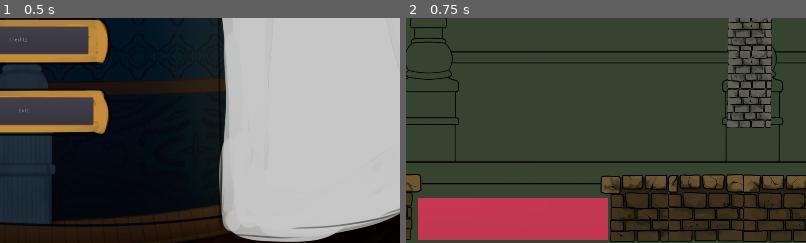
Above: before the commit, frames 1-2 (left to right).
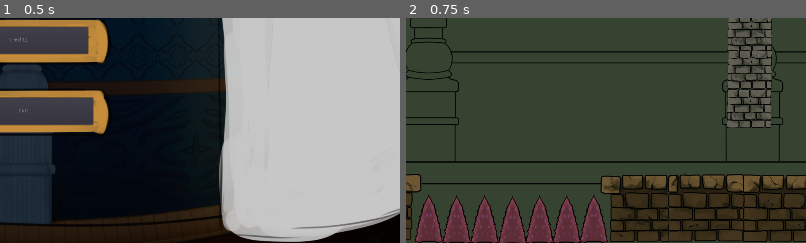
Above: after the commit, the same moments.

Repository: alaniv/GGJ2023TimelessMansion
Game: Godot game, scene res://Prototype/MainMenu/MainMenu.tscn
Same seed, same stepped clock (60 frames per second), same inputs: the game is played once before the commit and once after it. The project has no main scene, so this scene is started directly.
Inputs:
- Up to frame 1 (0.5 s): no input
- Up to frame 2 (0.75 s): click "Start" at 0.5 s
The pictures show only the part of the screen within x 47-97%, y 50-100%; the shares and areas given below are measured in that part.

Frame 1 is identical in both runs. In frame 2, 9.5% of the frame differs, in the area x 2-51%, y 78-100%.

Commit message:
First Level Assets added

Diff:
--- a/Prototype/Levels/Level1.tscn
+++ b/Prototype/Levels/Level1.tscn
@@ -16,6 +16,7 @@
 [ext_resource path="res://Prototype/Levels/Exit.gd" type="Script" id=14]
 [ext_resource path="res://Prototype/Levels/Resources/Backgrounds/tiles 1900.png" type="Texture" id=15]
 [ext_resource path="res://Prototype/Levels/Resources/Backgrounds/tiles 1800.png" type="Texture" id=16]
+[ext_resource path="res://Prototype/Levels/Resources/Aloe_spike.png" type="Texture" id=17]
 
 [sub_resource type="RectangleShape2D" id=20]
 extents = Vector2( 466, 85.25 )
@@ -319,15 +320,44 @@
 [node name="SpikeFloor" parent="Eras/Era_0" instance=ExtResource( 8 )]
 position = Vector2( 1130, 981 )
 
-[node name="Sprite" type="Sprite" parent="Eras/Era_0/SpikeFloor"]
-modulate = Color( 0.788235, 0.223529, 0.341176, 1 )
-position = Vector2( 34.5001, 41.0001 )
-scale = Vector2( 227.5, 50 )
-texture = ExtResource( 1 )
-
 [node name="CollisionShape2D" type="CollisionShape2D" parent="Eras/Era_0/SpikeFloor"]
 position = Vector2( 33, 40 )
 shape = SubResource( 3 )
+
+[node name="AloeSpike" type="Sprite" parent="Eras/Era_0/SpikeFloor"]
+position = Vector2( -168, 31 )
+scale = Vector2( 0.739583, 0.739583 )
+texture = ExtResource( 17 )
+
+[node name="AloeSpike2" type="Sprite" parent="Eras/Era_0/SpikeFloor"]
+position = Vector2( -101, 33 )
+scale = Vector2( 0.739583, 0.739583 )
+texture = ExtResource( 17 )
+
+[node name="AloeSpike3" type="Sprite" parent="Eras/Era_0/SpikeFloor"]
+position = Vector2( -34, 33 )
+scale = Vector2( 0.739583, 0.739583 )
+texture = ExtResource( 17 )
+
+[node name="AloeSpike4" type="Sprite" parent="Eras/Era_0/SpikeFloor"]
+position = Vector2( 33, 35 )
+scale = Vector2( 0.739583, 0.739583 )
+texture = ExtResource( 17 )
+
+[node name="AloeSpike5" type="Sprite" parent="Eras/Era_0/SpikeFloor"]
+position = Vector2( 98, 33 )
+scale = Vector2( 0.739583, 0.739583 )
+texture = ExtResource( 17 )
+
+[node name="AloeSpike6" type="Sprite" parent="Eras/Era_0/SpikeFloor"]
+position = Vector2( 163, 33 )
+scale = Vector2( 0.739583, 0.739583 )
+texture = ExtResource( 17 )
+
+[node name="AloeSpike7" type="Sprite" parent="Eras/Era_0/SpikeFloor"]
+position = Vector2( 228, 31 )
+scale = Vector2( 0.739583, 0.739583 )
+texture = ExtResource( 17 )
 
 [node name="Portal" parent="Eras/Era_0" instance=ExtResource( 7 )]
 position = Vector2( 761, 658 )
@@ -463,15 +493,89 @@
 [node name="SpikeFloor" parent="Eras/Era_1" instance=ExtResource( 8 )]
 position = Vector2( 1130, 981 )
 
-[node name="Sprite" type="Sprite" parent="Eras/Era_1/SpikeFloor"]
-modulate = Color( 0.788235, 0.223529, 0.341176, 1 )
-position = Vector2( 295, 44.5 )
-scale = Vector2( 494, 53.5 )
-texture = ExtResource( 1 )
-
 [node name="CollisionShape2D" type="CollisionShape2D" parent="Eras/Era_1/SpikeFloor"]
 position = Vector2( 293.75, 40 )
 shape = SubResource( 5 )
+
+[node name="AloeSpike" type="Sprite" parent="Eras/Era_1/SpikeFloor"]
+position = Vector2( -160, 27 )
+scale = Vector2( 0.717593, 0.717593 )
+texture = ExtResource( 17 )
+
+[node name="AloeSpike2" type="Sprite" parent="Eras/Era_1/SpikeFloor"]
+position = Vector2( -93, 27 )
+scale = Vector2( 0.717593, 0.717593 )
+texture = ExtResource( 17 )
+
+[node name="AloeSpike3" type="Sprite" parent="Eras/Era_1/SpikeFloor"]
+position = Vector2( -29, 27 )
+scale = Vector2( 0.717593, 0.717593 )
+texture = ExtResource( 17 )
+
+[node name="AloeSpike4" type="Sprite" parent="Eras/Era_1/SpikeFloor"]
+position = Vector2( 33, 27 )
+scale = Vector2( 0.717593, 0.717593 )
+texture = ExtResource( 17 )
+
+[node name="AloeSpike5" type="Sprite" parent="Eras/Era_1/SpikeFloor"]
+position = Vector2( 97, 27 )
+scale = Vector2( 0.717593, 0.717593 )
+texture = ExtResource( 17 )
+
+[node name="AloeSpike6" type="Sprite" parent="Eras/Era_1/SpikeFloor"]
+position = Vector2( 161, 27 )
+scale = Vector2( 0.717593, 0.717593 )
+texture = ExtResource( 17 )
+
+[node name="AloeSpike7" type="Sprite" parent="Eras/Era_1/SpikeFloor"]
+position = Vector2( 225, 27 )
+scale = Vector2( 0.717593, 0.717593 )
+texture = ExtResource( 17 )
+
+[node name="AloeSpike8" type="Sprite" parent="Eras/Era_1/SpikeFloor"]
+position = Vector2( 289, 27 )
+scale = Vector2( 0.717593, 0.717593 )
+texture = ExtResource( 17 )
+
+[node name="AloeSpike9" type="Sprite" parent="Eras/Era_1/SpikeFloor"]
+position = Vector2( 351, 27 )
+scale = Vector2( 0.717593, 0.717593 )
+texture = ExtResource( 17 )
+
+[node name="AloeSpike10" type="Sprite" parent="Eras/Era_1/SpikeFloor"]
+position = Vector2( 415, 27 )
+scale = Vector2( 0.717593, 0.717593 )
+texture = ExtResource( 17 )
+
+[node name="AloeSpike11" type="Sprite" parent="Eras/Era_1/SpikeFloor"]
+position = Vector2( 479, 27 )
+scale = Vector2( 0.717593, 0.717593 )
+texture = ExtResource( 17 )
+
+[node name="AloeSpike12" type="Sprite" parent="Eras/Era_1/SpikeFloor"]
+position = Vector2( 538, 27 )
+scale = Vector2( 0.717593, 0.717593 )
+texture = ExtResource( 17 )
+
+[node name="AloeSpike13" type="Sprite" parent="Eras/Era_1/SpikeFloor"]
+position = Vector2( 600, 27 )
+scale = Vector2( 0.717593, 0.717593 )
+texture = ExtResource( 17 )
+
+[node name="AloeSpike14" type="Sprite" parent="Eras/Era_1/SpikeFloor"]
+position = Vector2( 664, 27 )
+scale = Vector2( 0.717593, 0.717593 )
+texture = ExtResource( 17 )
+
+[node name="AloeSpike15" type="Sprite" parent="Eras/Era_1/SpikeFloor"]
+position = Vector2( 726, 27 )
+scale = Vector2( 0.717593, 0.717593 )
+texture = ExtResource( 17 )
+
+[node name="AloeSpike16" type="Sprite" parent="Eras/Era_1/SpikeFloor"]
+position = Vector2( 793, 27 )
+scale = Vector2( 0.717593, 0.717593 )
+texture = ExtResource( 17 )
 
 [node name="Era_2" type="Node2D" parent="Eras"]
 
Not shown: 1 places in Prototype/Levels/Level1.tscn that only renumber resources
Binary file added: Prototype/Levels/Resources/Aloe_spike.png
Not shown, added: Prototype/Levels/Resources/Aloe_spike.png.import
